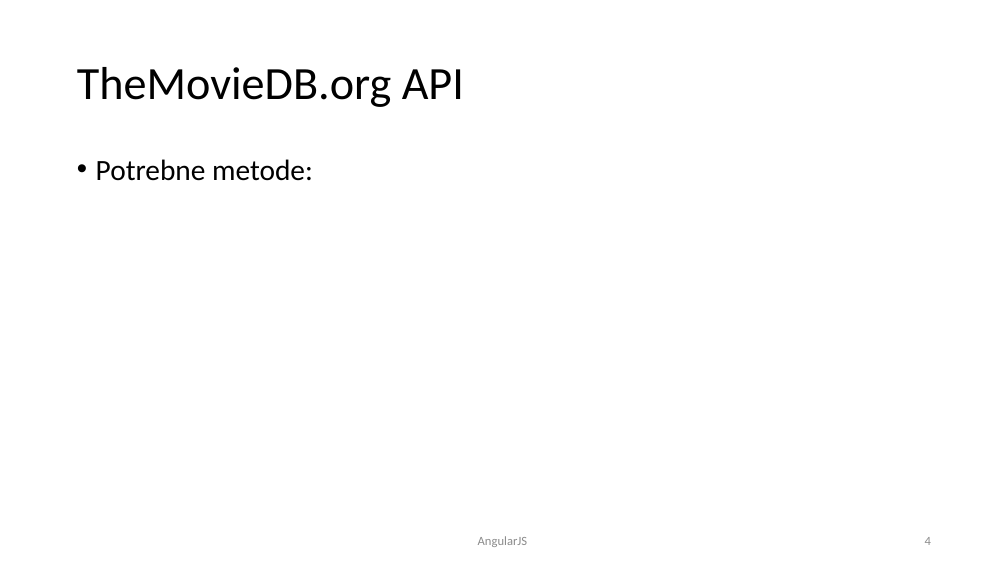
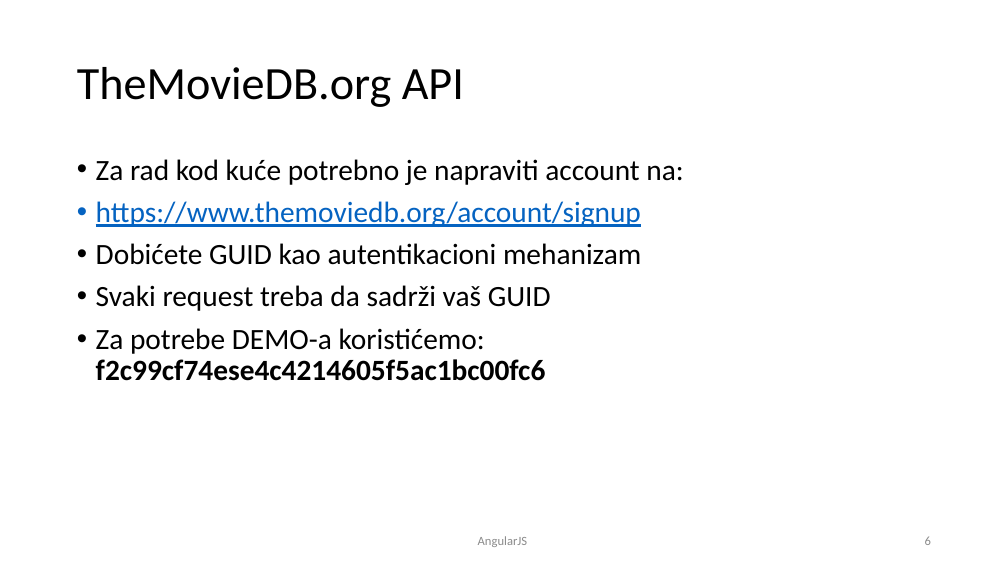
Before and after one commit to rostojic/AngularJS-Kurs, a slide deck: slide 6 of PPT/AngularJS-08-Petak-Jun-19.pptx (slide 4 before the commit). Drawn at 1008x567 pixels with LibreOffice and Linux fonts; fonts in the diff are those of the drawing. Boxes give left, top, right and bottom in pixels: in the first picture for what was removed or moved away, otherwise in the second. Text is boxed around its words. In the diff, an @@ line names an element or a change of style, - is before the commit and + after.

```diff
--- a/PPT/AngularJS-08-Petak-Jun-19.pptx
+++ b/PPT/AngularJS-08-Petak-Jun-19.pptx
@@ text at [96,159,683,381]: text changed @@
-• Potrebne metode:
+• Za rad kod kuće potrebno je napraviti account na:
+• https://www.themoviedb.org/account/signup
+• Dobićete GUID kao autentikacioni mehanizam
+• Svaki request treba da sadrži vaš GUID
+• Za potrebe DEMO-a koristićemo: f2c99cf74ese4c4214605f5ac1bc00fc6
@@ page number at [925,536,931,545]: text changed @@
-4
+6
```
Also in this commit, not shown: 3 slides added, 2 other files.
